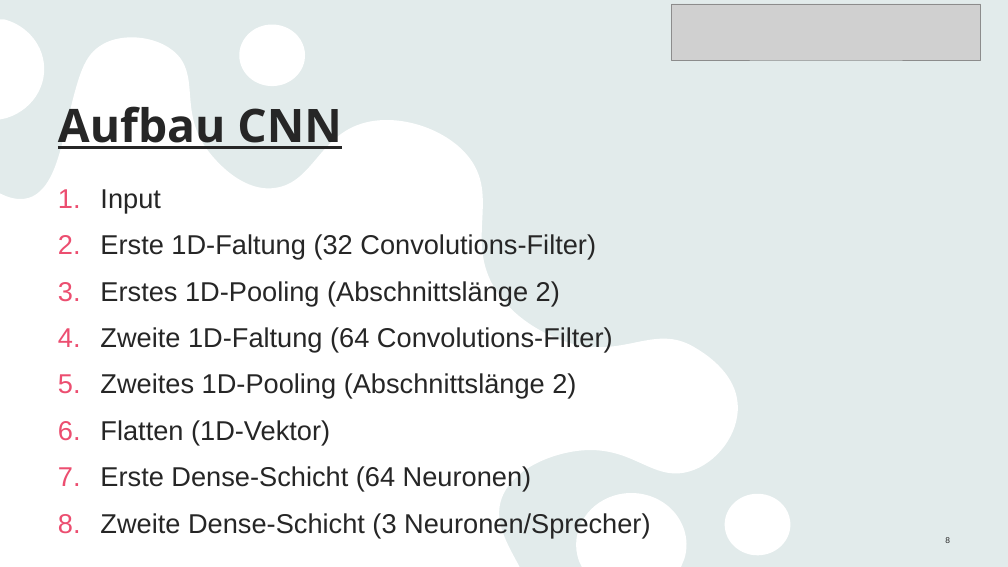
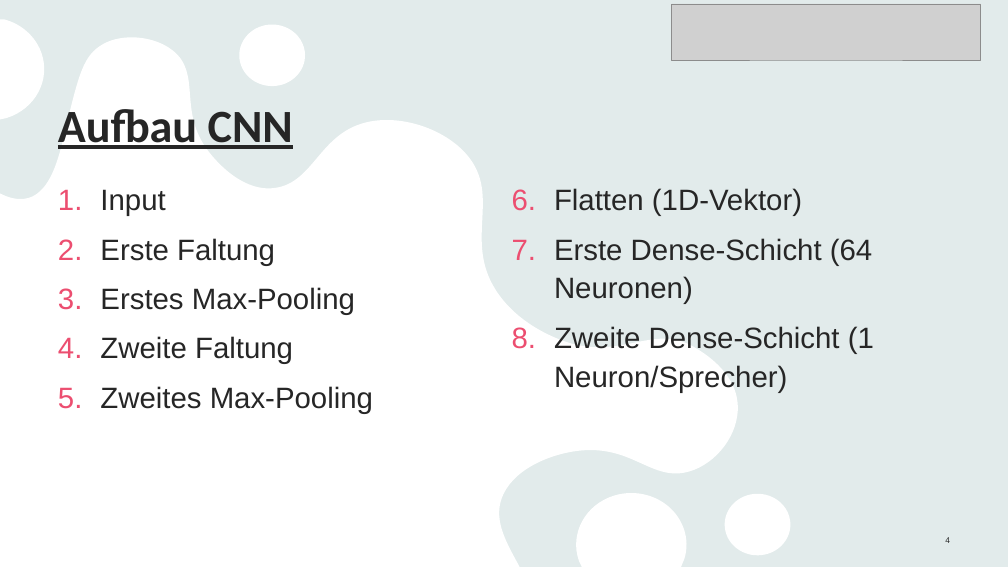
Before and after one commit to Linelle-7/Sprecherkennung-Deep-Learning-, a slide deck: slide 4 of VoiceRecognition_Zwischenstand .pptx (slide 8 before the commit). Drawn at 1008x567 pixels with LibreOffice and Linux fonts; fonts in the diff are those of the drawing; grey boxes stand for pictures. Boxes give left, top, right and bottom in pixels: in the first picture for what was removed or moved away, otherwise in the second. Text is boxed around its words. In the diff, an @@ line names an element or a change of style, - is before the commit and + after.

Commit message:
Präsentation

```diff
--- a/VoiceRecognition_Zwischenstand .pptx
+++ b/VoiceRecognition_Zwischenstand .pptx
@@ title "Aufbau CNN" at box(58, 109, 293, 149): font Open Sans to Calibri @@
@@ text at box(100, 189, 165, 216): size 25.9 to 28 pt in "Input" @@
@@ text added at box(554, 188, 874, 392), 28 pt, text #262626 @@
+6. Flatten (1D-Vektor)
+7. Erste Dense-Schicht (64 Neuronen)
+8. Zweite Dense-Schicht (1 Neuron/Sprecher)
@@ text at box(100, 238, 373, 414): text changed; size 25.9 to 28 pt @@
-2. Erste 1D-Faltung (32 Convolutions-Filter)
-3. Erstes 1D-Pooling (Abschnittslänge 2)
-4. Zweite 1D-Faltung (64 Convolutions-Filter)
-5. Zweites 1D-Pooling (Abschnittslänge 2)
-6. Flatten (1D-Vektor)
-7. Erste Dense-Schicht (64 Neuronen)
-8. Zweite Dense-Schicht (3 Neuronen/Sprecher)
+2. Erste Faltung
+3. Erstes Max-Pooling
+4. Zweite Faltung
+5. Zweites Max-Pooling
```
Also in this commit, not shown: 5 other slides changed, 3 slides added, 4 slides removed.
